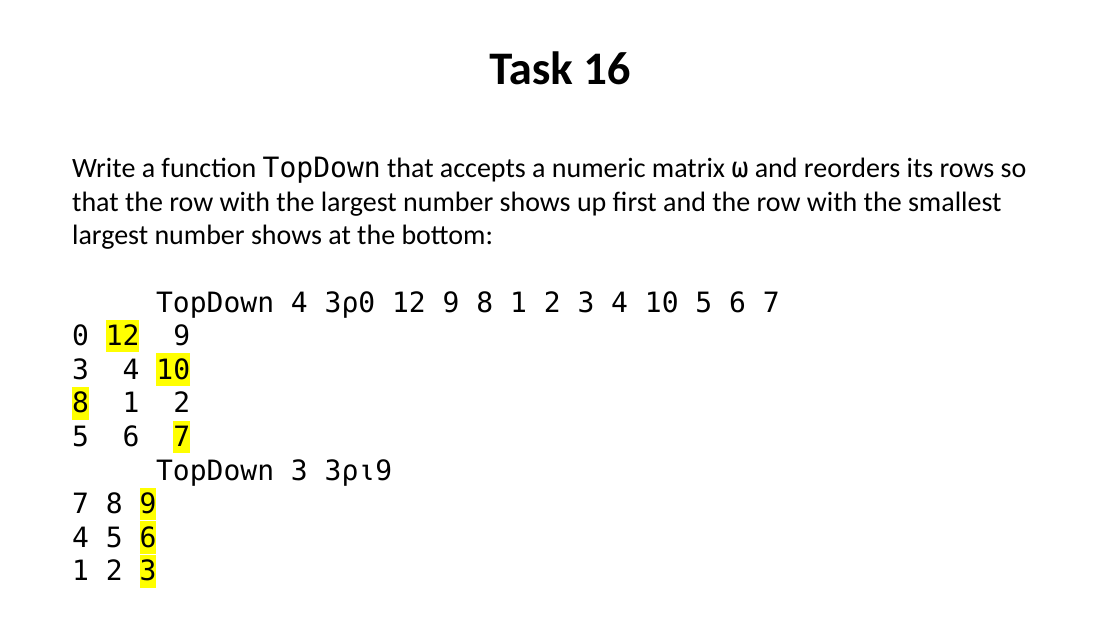
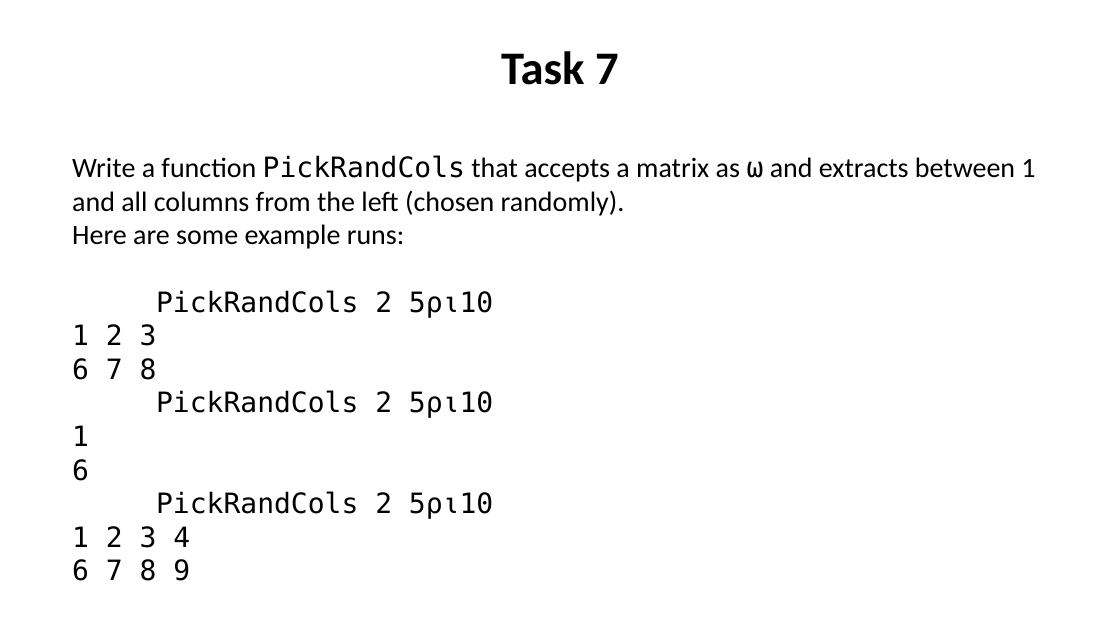
Before and after one commit to abrudz/tasks, a slide deck: slide 7 of assessment_A.pptx (slide 16 before the commit). Drawn at 1120x630 pixels with LibreOffice and Linux fonts; fonts in the diff are those of the drawing. Boxes give left, top, right and bottom in pixels: in the first picture for what was removed or moved away, otherwise in the second. Text is boxed around its words. In the diff, an @@ line names an element or a change of style, - is before the commit and + after.

Commit message:
Complete first assessment.

```diff
--- a/assessment_A.pptx
+++ b/assessment_A.pptx
@@ text at (72, 51, 1035, 318): text changed @@
-Task 16
-Write a function TopDown that accepts a numeric matrix ⍵ and reorders its rows so that the row with the largest number shows up first and the row with the smallest largest number shows at the bottom:
-TopDown 4 3⍴0 12 9 8 1 2 3 4 10 5 6 7
-0 12 9
-3 4 10
-8 1 2
-5 6 7
-TopDown 3 3⍴⍳9
-7 8 9
-4 5 6
+Task 7
+Write a function PickRandCols that accepts a matrix as ⍵ and extracts between 1 and all columns from the left (chosen randomly).
+Here are some example runs:
+PickRandCols 2 5⍴⍳10
@@ text at (72, 324, 157, 346): highlight #FFFF00 to none in "3" @@
@@ text at (72, 358, 493, 581): paragraphs added @@
+6 7 8
+PickRandCols 2 5⍴⍳10
+1
+6
+PickRandCols 2 5⍴⍳10
+1 2 3 4
+6 7 8 9
```
Also in this commit, not shown: 6 other slides changed, 15 slides added, 6 slides removed, 2 other files.
